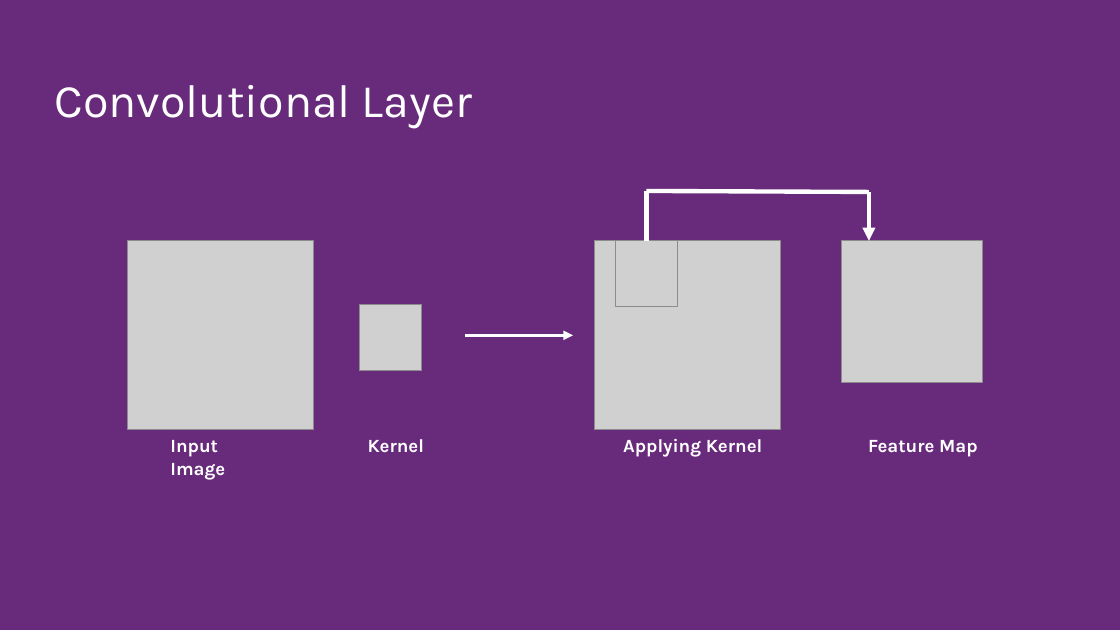
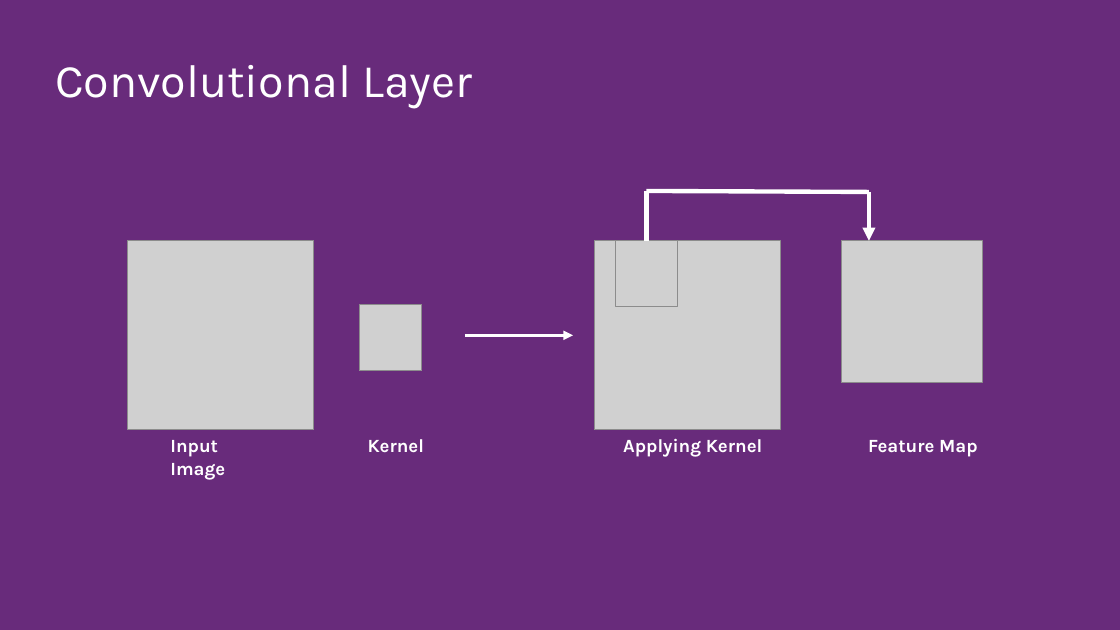
Before and after one commit to biancafbmd/Workshops, a slide deck: slide 12 of DeepLearningIntro/IntroToDeepLearning.pptx (slide 9 before the commit). Drawn at 1120x630 pixels with LibreOffice and Linux fonts; fonts in the diff are those of the drawing; grey boxes stand for pictures. Boxes give left, top, right and bottom in pixels: in the first picture for what was removed or moved away, otherwise in the second. Text is boxed around its words. In the diff, an @@ line names an element or a change of style, - is before the commit and + after.

```diff
--- a/DeepLearningIntro/IntroToDeepLearning.pptx
+++ b/DeepLearningIntro/IntroToDeepLearning.pptx
@@ title "Convolutional Layer": place and size @@
-title "Convolutional Layer" at [55, 85, 472, 129]
+title "Convolutional Layer" at [55, 65, 472, 109]
```
Also in this commit, not shown: 6 other slides changed, 3 slides added.
